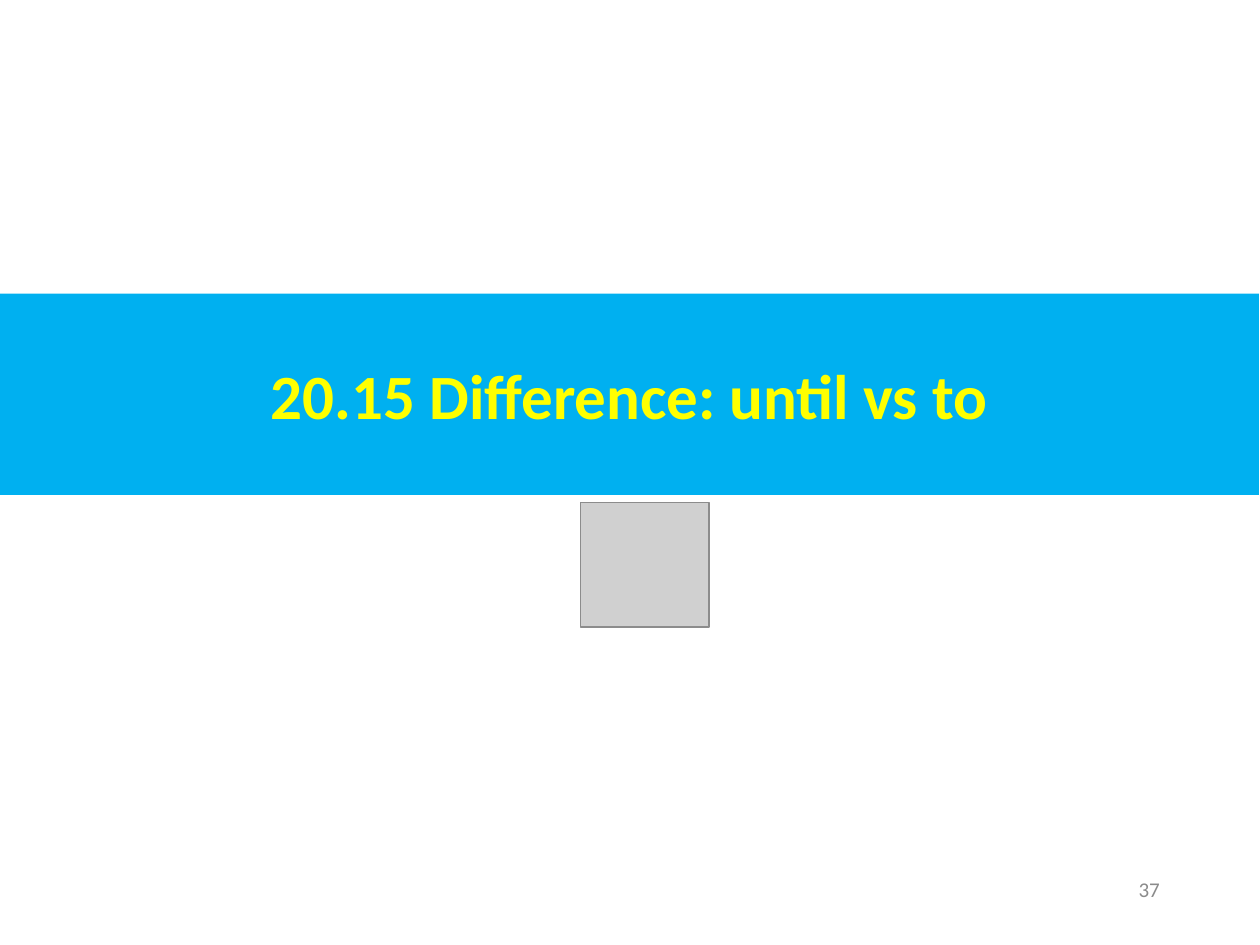
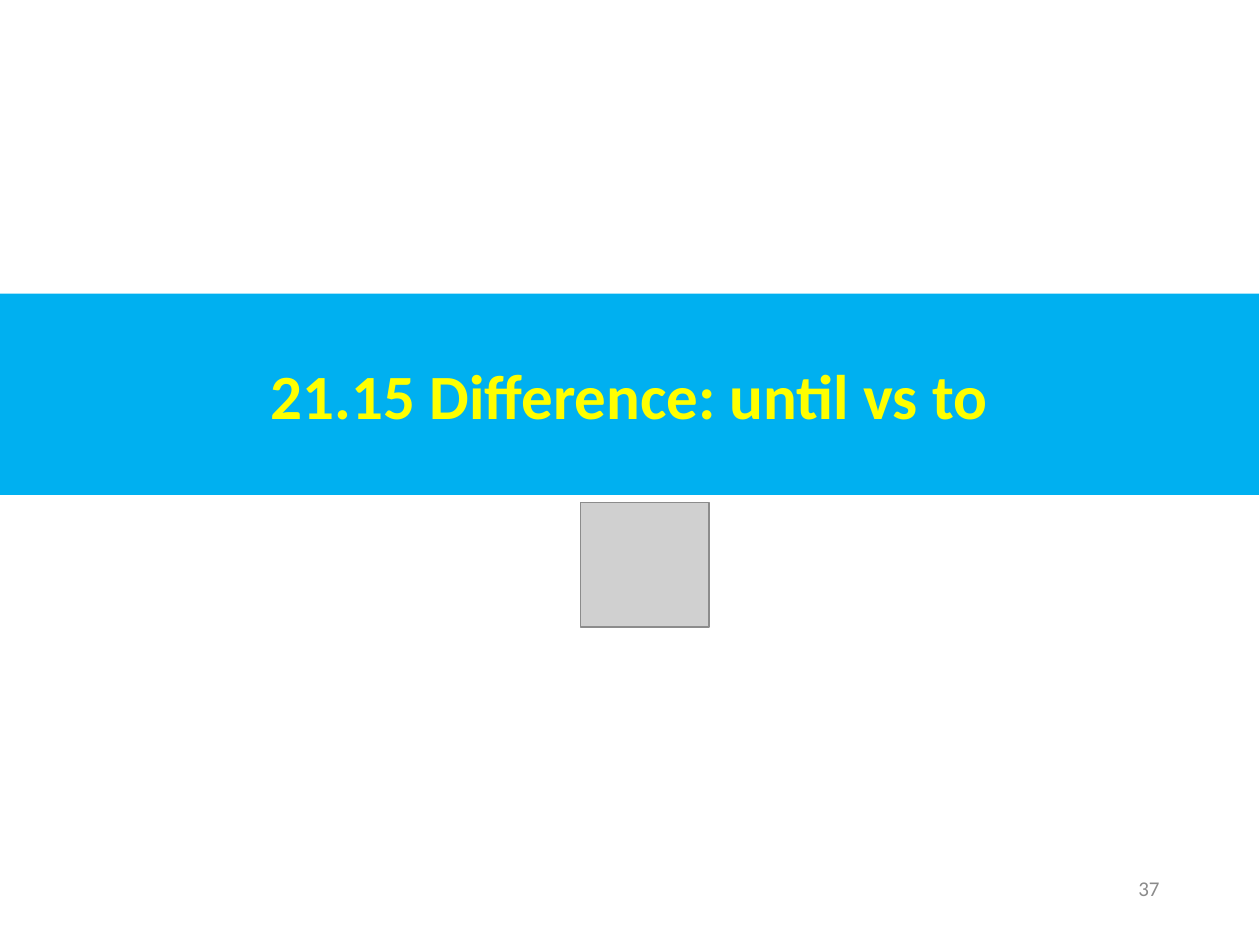
Before and after one commit to peterhchen/AIU_CS800_Chisel, a slide deck: slide 37 of 500_UCSC_HWD/021_FIRRTL/000_Video/021.FIRRTL.ppt. Drawn at 1260x945 pixels with LibreOffice and Linux fonts; fonts in the diff are those of the drawing; grey boxes stand for pictures. Boxes give left, top, right and bottom in pixels: in the first picture for what was removed or moved away, otherwise in the second. Text is boxed around its words. In the diff, an @@ line names an element or a change of style, - is before the commit and + after.

```diff
--- a/500_UCSC_HWD/021_FIRRTL/000_Video/021.FIRRTL.ppt
+++ b/500_UCSC_HWD/021_FIRRTL/000_Video/021.FIRRTL.ppt
@@ text in rectangle at bbox=[271, 374, 987, 420]: text changed @@
-20.15 Difference: until vs to
+21.15 Difference: until vs to
```
Also in this commit, not shown: 49 other slides changed.
